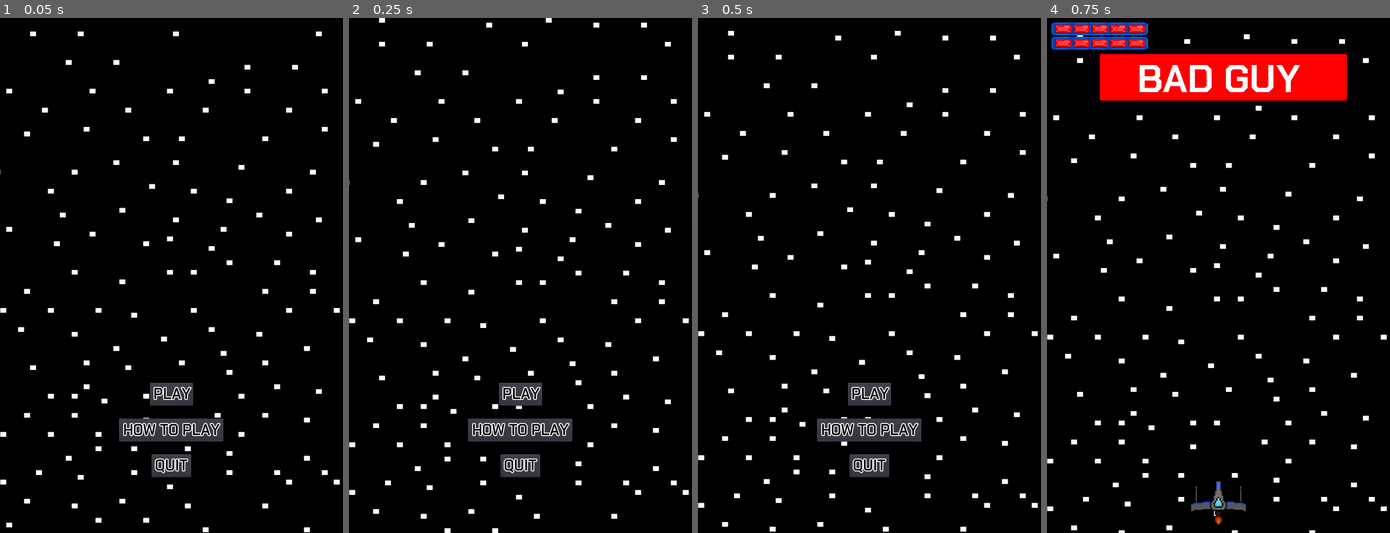
Above: before the commit, frames 1-4 (left to right).
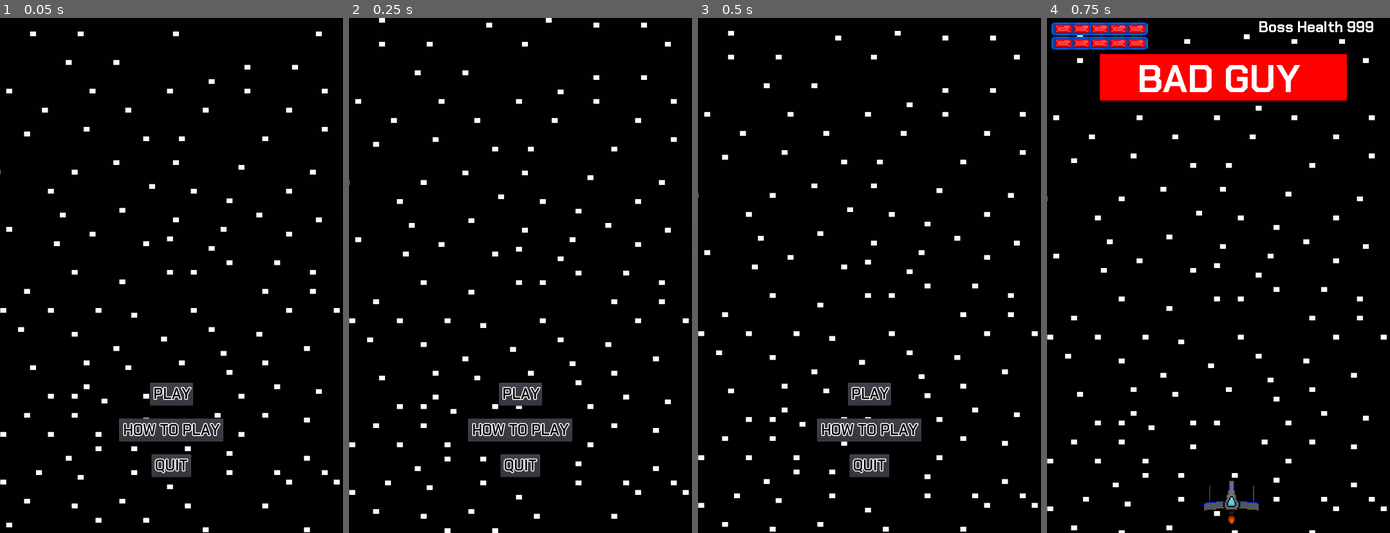
Above: after the commit, the same moments.

Repository: Cecilist/Final-BossFightBulletShooter
Game: Godot game, scene res://src/MainMenu.tscn
The game is run twice, just before and just after one commit, with the same random seed, the same clock (stepped at 60 frames per second) and the same inputs.
Inputs:
- Up to frame 1 (0.05 s): no input
- Up to frame 2 (0.25 s): no input
- Up to frame 3 (0.5 s): no input
- Up to frame 4 (0.75 s): click "PLAY" at 0.5 s

Frames 1-3 are identical in both runs. In frame 4, 0.9% of the frame differs, in the area x 42-96%, y 0-99%.

Commit message:
Attempted to add linear interpolation to boss health.

Diff:
--- a/project/project.godot
+++ b/project/project.godot
@@ -9,7 +9,7 @@
 config_version=4
 
 _global_script_classes=[ {
-"base": "Area2D",
+"base": "KinematicBody2D",
 "class": "Boss",
 "language": "GDScript",
 "path": "res://src/Boss.gd"
@@ -44,6 +44,11 @@
 "language": "GDScript",
 "path": "res://src/Player.gd"
 }, {
+"base": "Area2D",
+"class": "PlayerBullet",
+"language": "GDScript",
+"path": "res://src/PlayerBullet.gd"
+}, {
 "base": "Node2D",
 "class": "WonGame",
 "language": "GDScript",
@@ -57,6 +62,7 @@
 "Level": "",
 "MainMenu": "",
 "Player": "",
+"PlayerBullet": "",
 "WonGame": ""
 }
 
--- a/project/src/Boss.gd
+++ b/project/src/Boss.gd
@@ -4,6 +4,8 @@
 
 export var boss_health := 1000
 
+
+var boss_health_next = boss_health - 10
 var boss_health_percent := 100
 var boss_paused := true
 var remaining_boss_health = boss_health
@@ -11,6 +13,8 @@
 
 
 func _physics_process(_delta) -> void:
+	boss_health = clamp(boss_health, 0.0, 1000.0)
+
 	boss_paused = get_parent().game_paused
 	if boss_health == 0:
 		get_parent().show_won_game()
--- a/project/src/Level.gd
+++ b/project/src/Level.gd
@@ -11,6 +11,8 @@
 func _ready():
 	$Timers/UnpauseTimer.start()
 	get_tree().paused = true
+	game_over = false
+	won_game = false
 
 
 func _input(_event) -> void:
@@ -33,7 +35,9 @@
 
 func _process(_delta) -> void:
 	# Checks the player's health and displays it on the player's health bar
-		pass
+	if won_game || game_over == true:
+		_pause_game()
+	$Overlay/BossHealth.text  = "Boss Health %d" %lerp($Boss.boss_health, $Boss.boss_health_next, 0.1)
 
 	# Checks the boss's health and displays it on its health bar
 #	if $Boss.boss_health_percent <= 100:
@@ -64,12 +68,14 @@
 # Pauses the game and brings up the pause menu
 func _pause_game() -> void:
 	get_tree().paused = true
-	$Overlay/PauseMenu/InGameResumeButton.disabled = false
-	$Overlay/PauseMenu/InGameRestartButton.disabled = false
-	$Overlay/PauseMenu/InGameToMenuButton.disabled = false
-	$Overlay/PauseMenu/InGameQuitButton.disabled = false
-	$Overlay/PauseMenu.visible = true
 	game_paused = true
+	if won_game == false && game_over == false:
+		$Overlay/PauseMenu/InGameResumeButton.disabled = false
+		$Overlay/PauseMenu/InGameRestartButton.disabled = false
+		$Overlay/PauseMenu/InGameToMenuButton.disabled = false
+		$Overlay/PauseMenu/InGameQuitButton.disabled = false
+		$Overlay/PauseMenu.visible = true
+
 
 
 # Unpauses the game and hides the pause menu
--- a/project/src/Level.tscn
+++ b/project/src/Level.tscn
@@ -44,32 +44,36 @@
 outline_size = 2
 font_data = ExtResource( 8 )
 
+[sub_resource type="DynamicFont" id=9]
+size = 128
+outline_size = 2
+font_data = ExtResource( 8 )
+
+[sub_resource type="DynamicFont" id=10]
+size = 32
+outline_size = 2
+font_data = ExtResource( 6 )
+
+[sub_resource type="DynamicFont" id=11]
+size = 32
+outline_size = 2
+font_data = ExtResource( 6 )
+
 [sub_resource type="DynamicFont" id=12]
-size = 128
-outline_size = 2
+size = 32
+outline_size = 2
+font_data = ExtResource( 6 )
+
+[sub_resource type="DynamicFont" id=13]
+size = 32
 font_data = ExtResource( 8 )
-
-[sub_resource type="DynamicFont" id=9]
-size = 32
-outline_size = 2
-font_data = ExtResource( 6 )
-
-[sub_resource type="DynamicFont" id=10]
-size = 32
-outline_size = 2
-font_data = ExtResource( 6 )
-
-[sub_resource type="DynamicFont" id=11]
-size = 32
-outline_size = 2
-font_data = ExtResource( 6 )
 
 [node name="Level" type="Node2D"]
 pause_mode = 2
 script = ExtResource( 3 )
 
 [node name="Player" parent="." instance=ExtResource( 1 )]
-position = Vector2( 360, 1006.92 )
+position = Vector2( 387.434, 1005.75 )
 scale = Vector2( 0.25, 0.25 )
 
 [node name="Boss" parent="." groups=[
@@ -314,10 +318,21 @@
 margin_top = 375.0
 margin_right = 41.5
 margin_bottom = 423.0
-custom_fonts/font = SubResource( 11 )
+custom_fonts/font = SubResource( 12 )
 custom_colors/font_color = Color( 0, 0, 0, 1 )
 disabled = true
 text = "QUIT"
+__meta__ = {
+"_edit_use_anchors_": false
+}
+
+[node name="BossHealth" type="Label" parent="Overlay"]
+margin_left = 445.238
+margin_top = -2.17839
+margin_right = 724.238
+margin_bottom = 57.8216
+custom_fonts/font = SubResource( 13 )
+text = "Boss Health:"
 __meta__ = {
 "_edit_use_anchors_": false
 }
Not shown: 4 places in project/src/Level.tscn that only renumber resources
